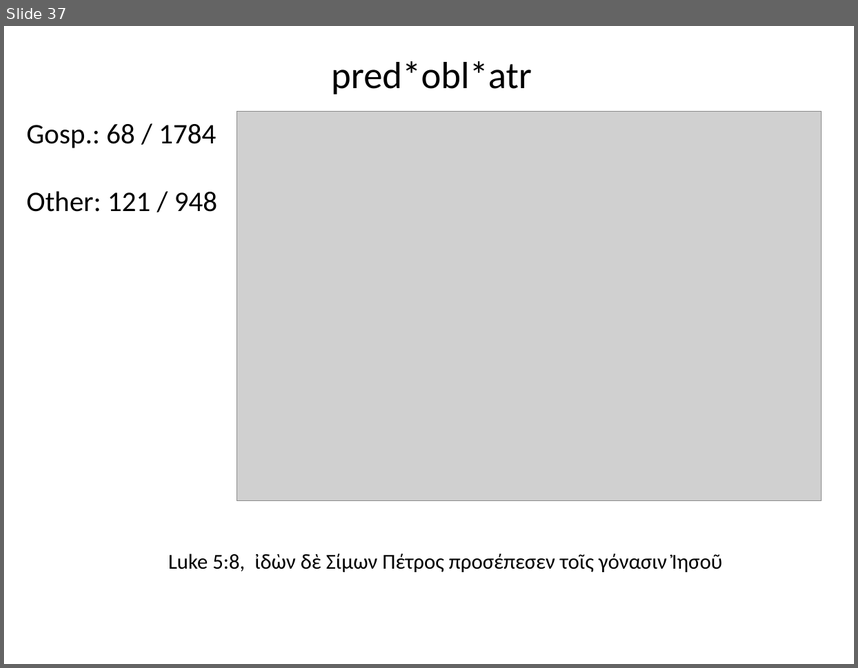
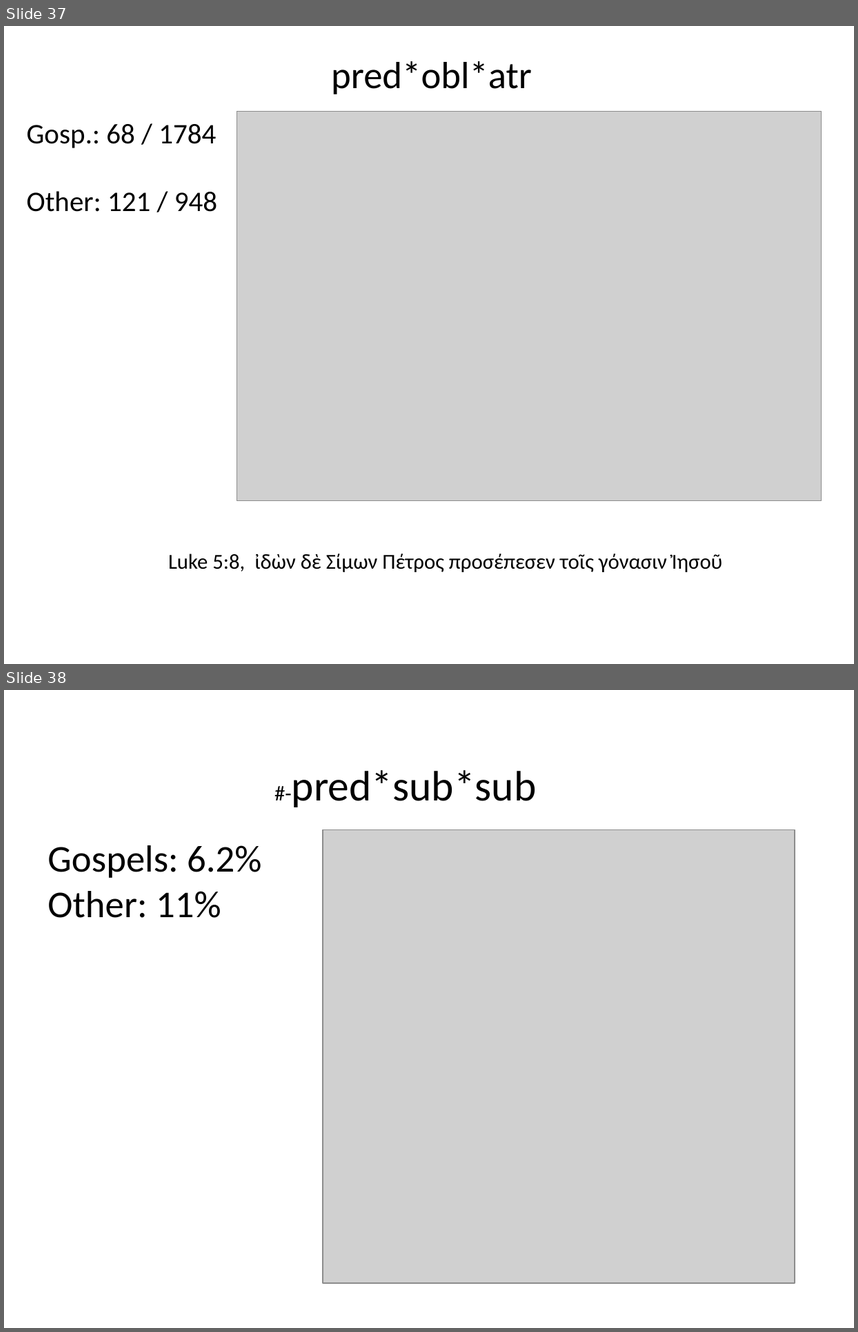
Before and after one commit to rgorman/author_attribution, a slide deck: SBL_talk/sbl_presentation_revised.pptx. Shown one above the other, each under a label of ours: slide 37 before the commit, slides 37 and 38 after it. The pictures are 858x668 and 858x1332 pixels, drawn with LibreOffice and Linux fonts; fonts in the diff are those of the drawing; grey boxes stand for pictures. Boxes give left, top, right and bottom in pixels: in the first picture for what was removed or moved away, otherwise in the second. Text is boxed around its words. In the diff, an @@ line names an element or a change of style, - is before the commit and + after.

```diff
--- a/SBL_talk/sbl_presentation_revised.pptx
+++ b/SBL_talk/sbl_presentation_revised.pptx
@@ slide 38 added at (x1=4, y1=690, x2=854, y2=1328), background #FFFFFF @@
@@ text added at (x1=292, y1=770, x2=537, y2=807), 36 pt, text #000000 @@
+#-pred*sub*sub
@@ picture added at (x1=323, y1=830, x2=795, y2=1283) @@
@@ text added at (x1=47, y1=845, x2=261, y2=918), 32 pt, text #000000 @@
+Gospels: 6.2%
+Other: 11%
```
Also in this commit, not shown: 1 other slide added, 1 slide removed, 2 other files.
